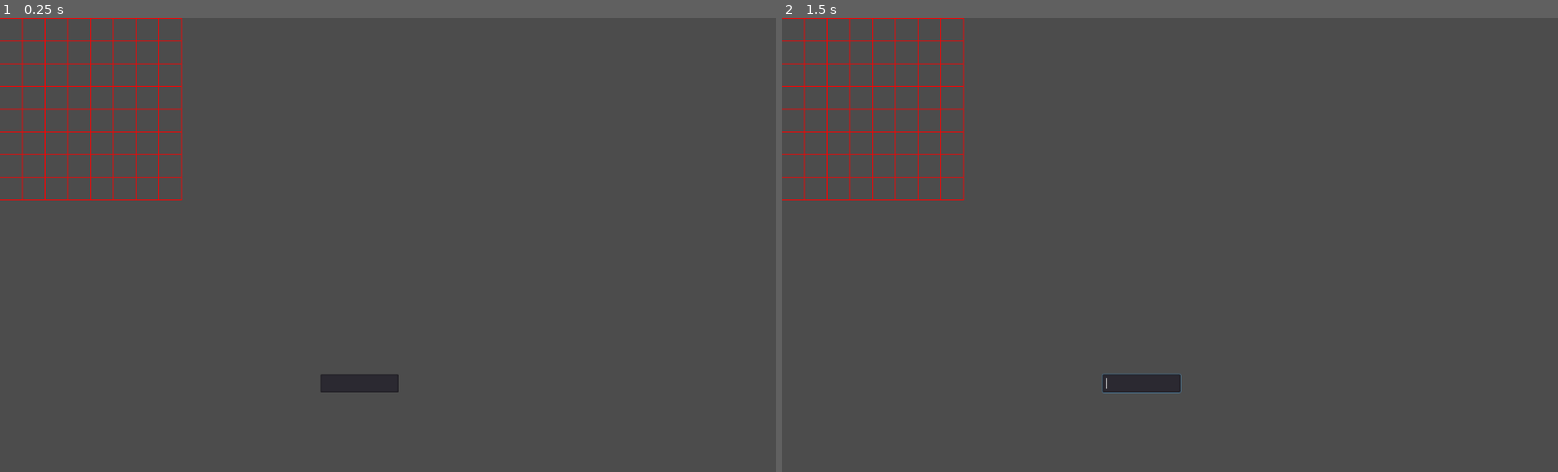
Above: before the commit, frames 1-2 (left to right).
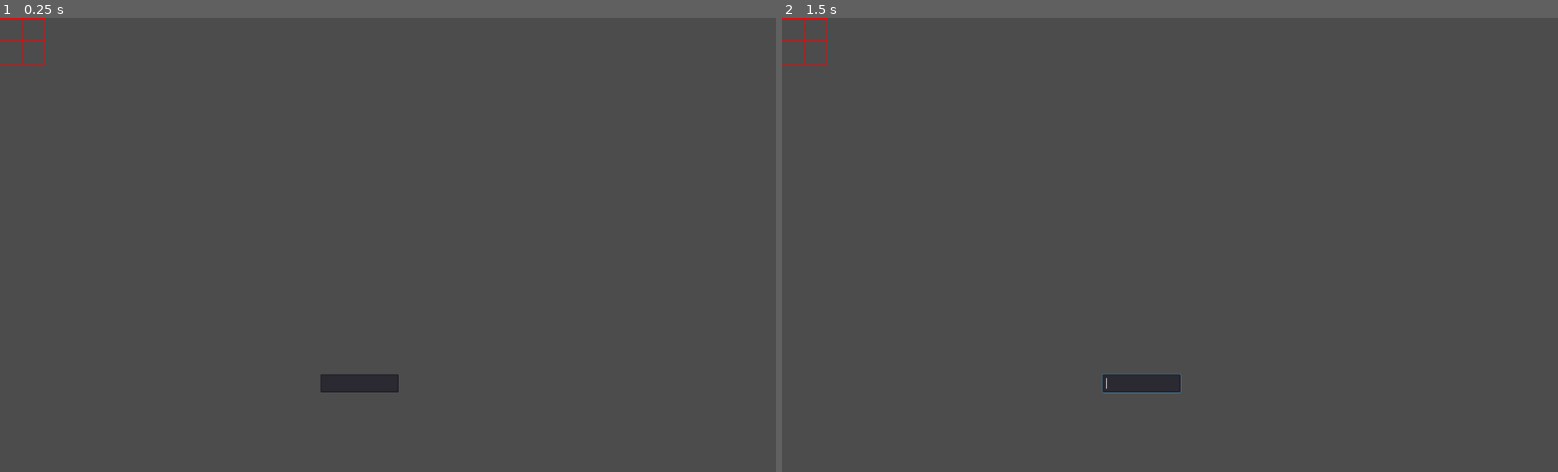
Above: after the commit, the same moments.

Repository: Megatt4/A_PathFinding-Algorithm
Game: Godot game, scene res://Scenes/Main Scene.tscn
The game is run twice, just before and just after one commit, with the same random seed, the same clock (stepped at 60 frames per second) and the same inputs.
Inputs (mouse positions are in pixels of both pictures, inside the frame that each line leads up to):
- Up to frame 1 (0.25 s): no input
- Up to frame 2 (1.5 s): click (1138, 381) at 0.52 s; type "12" at 0.6 s; tap Enter at 1.25 s

The runs differ from the first frame. In frame 1, 1.0% of the frame differs, in the area x 0-24%, y 0-41%; in frame 2, 1.0%.

Commit message:
Made input work almost

Diff:
--- a/Path Finding Algorythim/Scripts/Grid Generator.gd
+++ b/Path Finding Algorythim/Scripts/Grid Generator.gd
@@ -1,7 +1,9 @@
 extends Node2D
 
-onready var GridSizeUI_Script = load("res://Scripts/Grid_Size_UI.gd")
+func _process(delta):
+	update()
 
+var GridSizeUI_Script = load("res://Scripts/Grid_Size_UI.gd").new()
 
 var ValidGridSize = false
 
@@ -12,7 +14,7 @@
 var SizeY = Vector2(100,100)
 
 #Size of grid in a 1x1 basis ( User Input )
-var GridSize = 8
+var GridSize = GridSizeUI_Script.NT
 
 func JustDraw(intialposX, intialposY, LineColor, SpacingX, SpacingY):
 	var OGposY = intialposY
--- a/Path Finding Algorythim/Scripts/Grid_Size_UI.gd
+++ b/Path Finding Algorythim/Scripts/Grid_Size_UI.gd
@@ -1,8 +1,13 @@
 extends LineEdit
+
+func _process(delta):
+	update()
 
 var GridSize_Range = range(1,99)
 
-var NT = 1
+var test = 19
+
+var NT = 2
 
 onready var GridGenerator_Script = load("res://Scripts/Grid Generator.gd").new()
 
@@ -13,7 +18,9 @@
 				var i2 = str(i)
 				if NT == i2:
 					GridGenerator_Script.ValidGridSize = true
-					self.clear()
+					NT = i2
+			if NT.is_valid_integer():
+				self.clear()
 	else:
 		GridGenerator_Script.ValidGridSize = false
 		self.clear()
